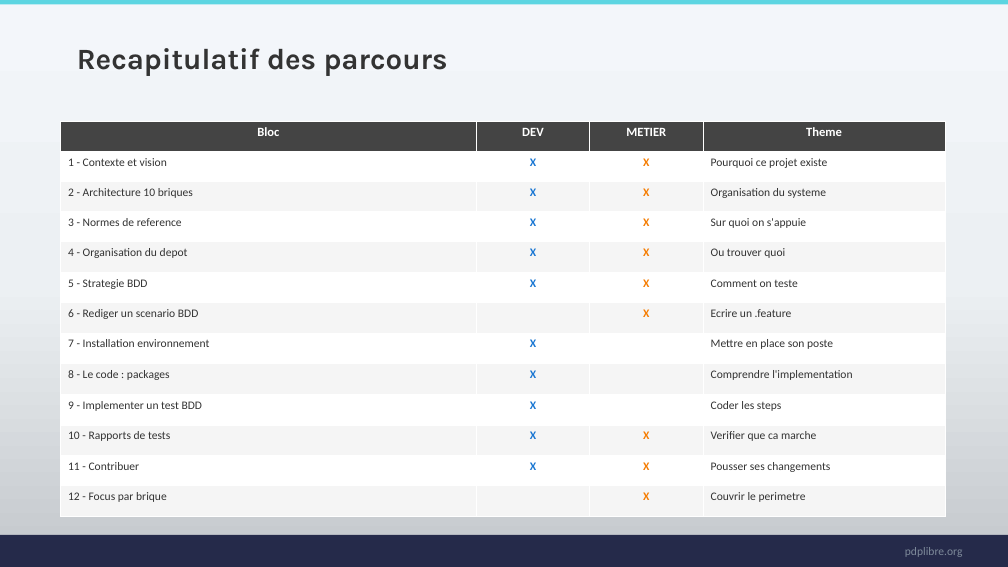
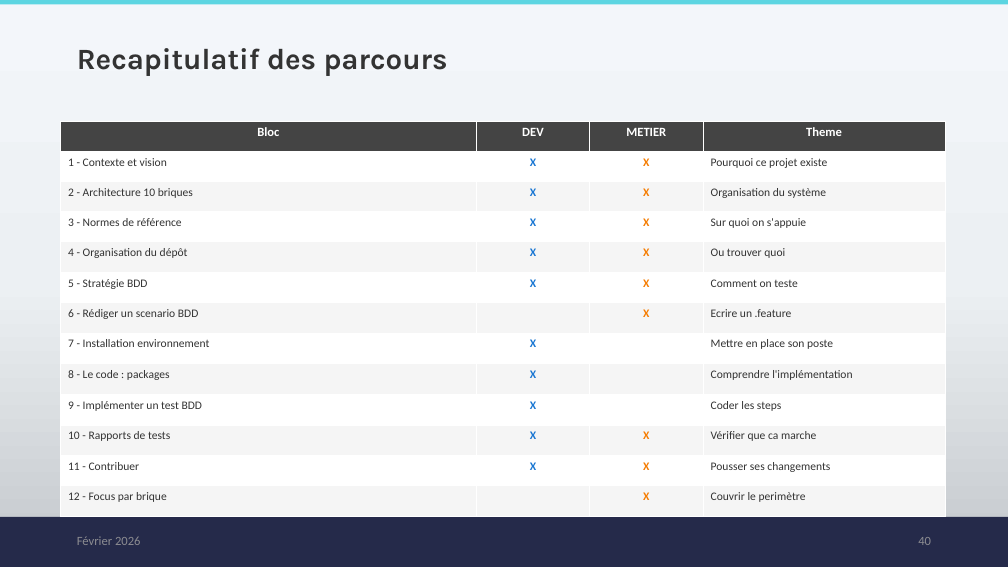
Before and after one commit to PDP-Libre/PA_Communautaire, a slide deck: slide 40 of docs/00_onboarding/onboarding.pptx (slide 39 before the commit). Drawn at 1008x567 pixels with LibreOffice and Linux fonts; fonts in the diff are those of the drawing; background and template pictures are left out. Boxes give left, top, right and bottom in pixels: in the first picture for what was removed or moved away, otherwise in the second. Text is boxed around its words. In the diff, an @@ line names an element or a change of style, - is before the commit and + after.

```diff
--- a/docs/00_onboarding/onboarding.pptx
+++ b/docs/00_onboarding/onboarding.pptx
@@ table at [60,121,945,514] @@
-row 3, column 4: Organisation du systeme
+row 3, column 4: Organisation du système
-row 4, column 1: 3 - Normes de reference
+row 4, column 1: 3 - Normes de référence
-row 5, column 1: 4 - Organisation du depot
+row 5, column 1: 4 - Organisation du dépôt
-row 6, column 1: 5 - Strategie BDD
+row 6, column 1: 5 - Stratégie BDD
-row 7, column 1: 6 - Rediger un scenario BDD
+row 7, column 1: 6 - Rédiger un scenario BDD
-row 9, column 4: Comprendre l'implementation
+row 9, column 4: Comprendre l'implémentation
-row 10, column 1: 9 - Implementer un test BDD
+row 10, column 1: 9 - Implémenter un test BDD
-row 11, column 4: Verifier que ca marche
+row 11, column 4: Vérifier que ca marche
-row 13, column 4: Couvrir le perimetre
+row 13, column 4: Couvrir le perimètre
@@ rectangle: place and size @@
-rectangle at [0,535,1008,567]
+rectangle at [0,517,1008,567]
@@ text added at [77,536,141,545], 12 pt, text #8D8D92 @@
+Février 2026
@@ page number added at [918,537,931,545], 12 pt, text #8D8D92 @@
+40
@@ text removed at [905,547,963,557] @@
-pdplibre.org
```
Also in this commit, not shown: 40 other slides changed, 1 slide added.
